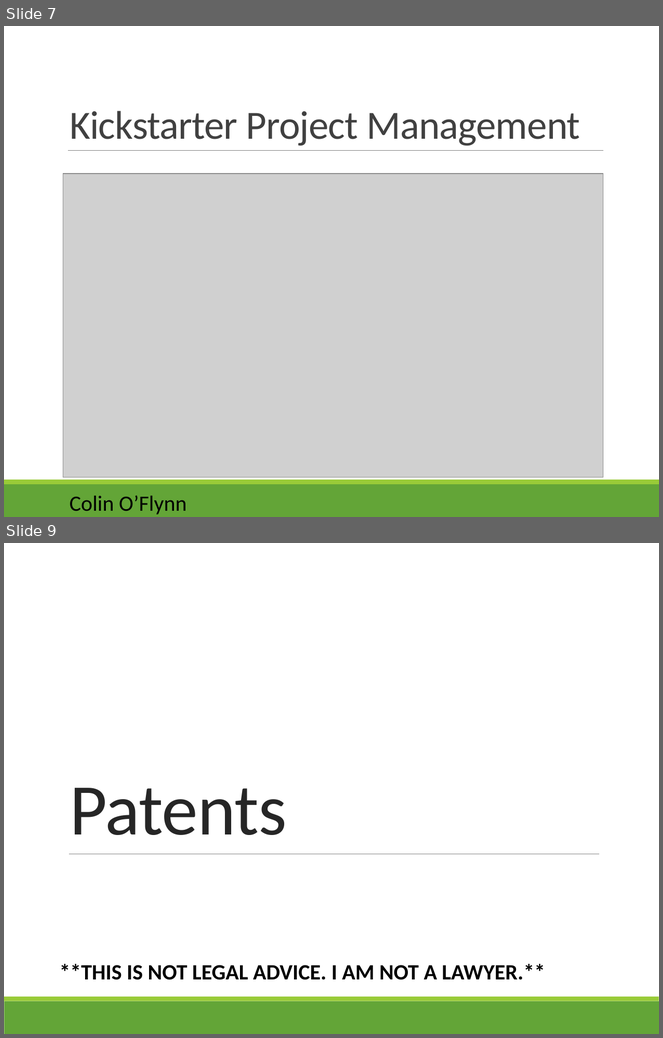
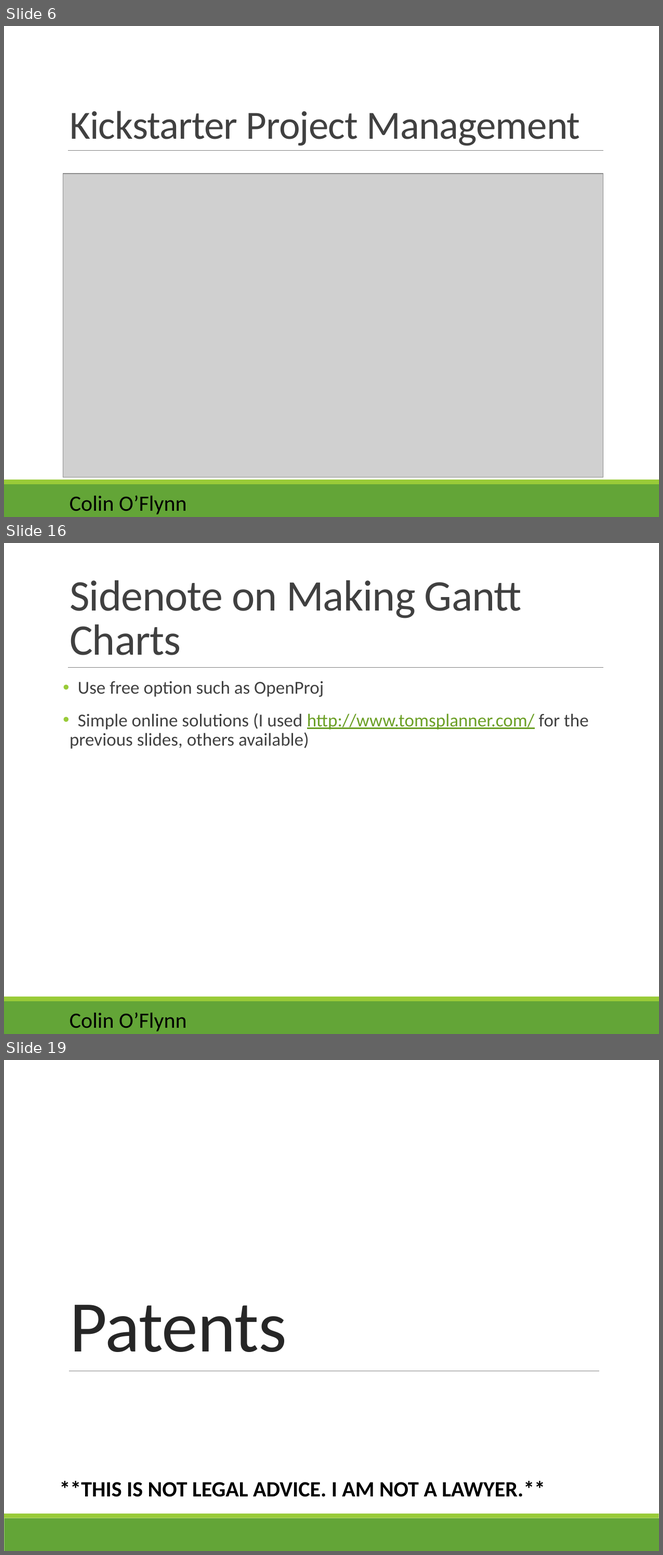
Before and after one commit to colinoflynn/eced3901, a slide deck: 2015/Lectures/ECED 3901 - 03 - Project Managment.pptx. Shown one above the other, each under a label of ours: slides 7 and 9 before the commit, slides 6, 16 and 19 after it; the slides between them are not shown. The pictures are 663x1038 and 663x1555 pixels, drawn with LibreOffice and Linux fonts; fonts in the diff are those of the drawing; grey boxes stand for pictures. Boxes give left, top, right and bottom in pixels: in the first picture for what was removed or moved away, otherwise in the second. Text is boxed around its words. In the diff, an @@ line names an element or a change of style, - is before the commit and + after.

```diff
--- a/2015/Lectures/ECED 3901 - 03 - Project Managment.pptx
+++ b/2015/Lectures/ECED 3901 - 03 - Project Managment.pptx
@@ slide 16 added at [4, 543, 659, 1034], background #FFFFFF; not listed: 4 template elements that a slide beside it also shows @@
@@ title added at [70, 580, 522, 655], 48 pt, text #404040 @@
+Sidenote on Making Gantt Charts
@@ text added at [70, 681, 589, 749], 20 pt, text #404040 @@
+• Use free option such as OpenProj
+• Simple online solutions (I used http://www.tomsplanner.com/ for the previous slides, others available)
@@ what was slide 7 is now slide 6 @@
@@ what was slide 9 is now slide 19 @@
```
Also in this commit, not shown: 4 slides changed, 12 other slides added, 5 slides removed, 1 other file.
